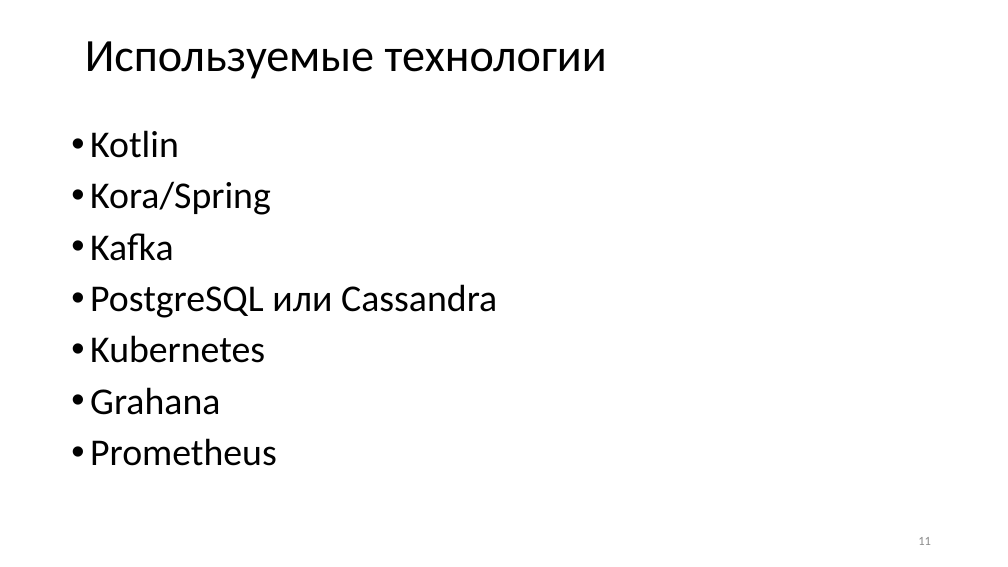
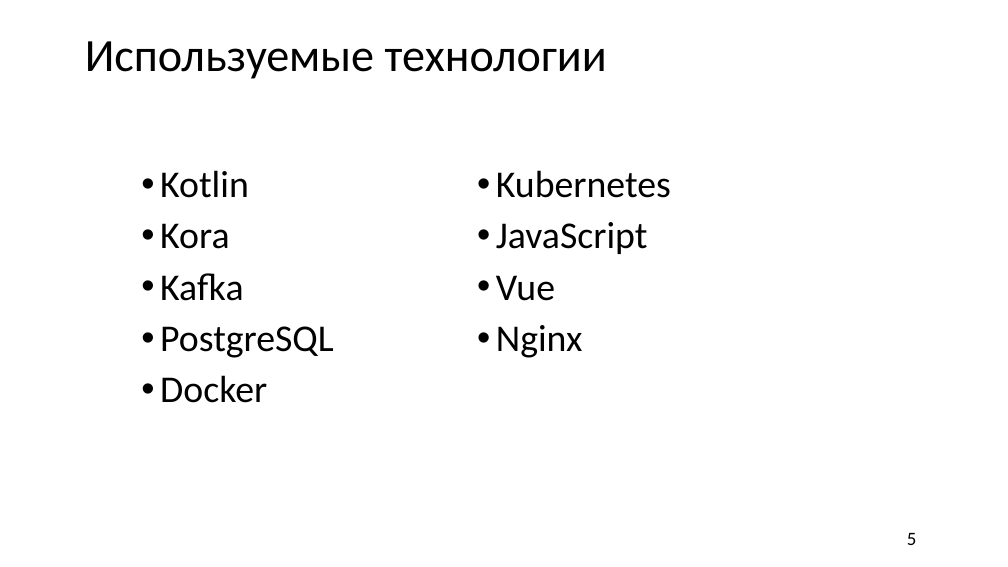
Before and after one commit to R3nnyWeb/Codest, a slide deck: slide 5 of Вашкулатов 12.04.pptx (slide 11 before the commit). Drawn at 1008x567 pixels with LibreOffice and Linux fonts; fonts in the diff are those of the drawing; background and template pictures are left out. Boxes give left, top, right and bottom in pixels: in the first picture for what was removed or moved away, otherwise in the second. Text is boxed around its words. In the diff, an @@ line names an element or a change of style, - is before the commit and + after.

```diff
--- a/Вашкулатов 12.04.pptx
+++ b/Вашкулатов 12.04.pptx
@@ text "Kotlin": place and size @@
-text "Kotlin" at (90,130,497,466)
+text "Kotlin" at (160,170,671,403)
@@ text "Kotlin" at (160,170,671,403): columns 1 to 2 @@
@@ text at (160,223,229,249): text changed @@
-• Kora/Spring
+• Kora
@@ text at (496,222,648,358): text changed @@
-• Grahana
-• Prometheus
+• JavaScript
+• Vue
+• Nginx
@@ text at (160,326,334,403): text changed @@
-• PostgreSQL или Cassandra
+• PostgreSQL
+• Docker
@@ page number added at (907,533,917,545), 18 pt, text #000000 @@
+5
@@ page number removed at (918,537,931,545) @@
-11
```
Also in this commit, not shown: 10 other slides changed, 2 slides added, 3 slides removed, 35 other files.
